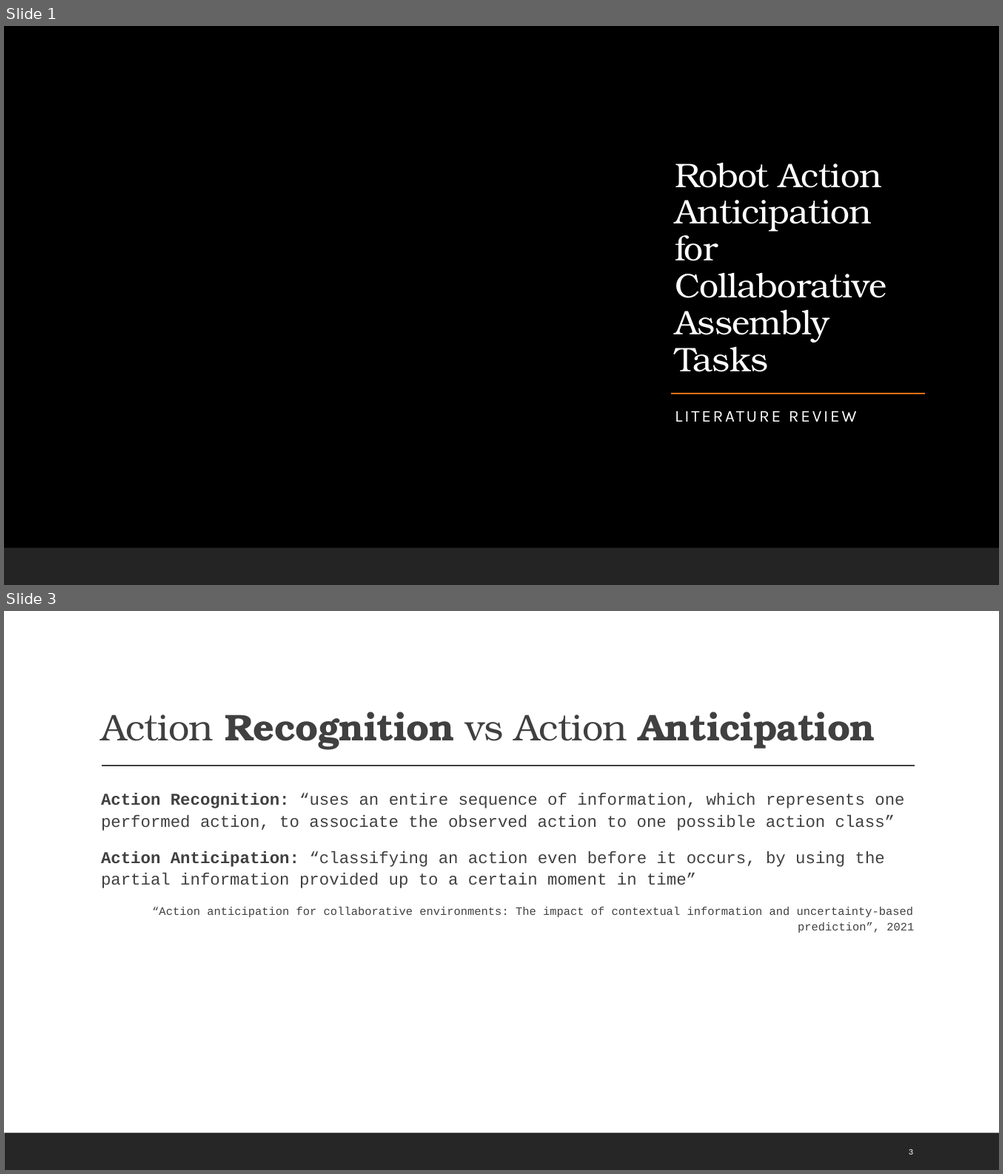
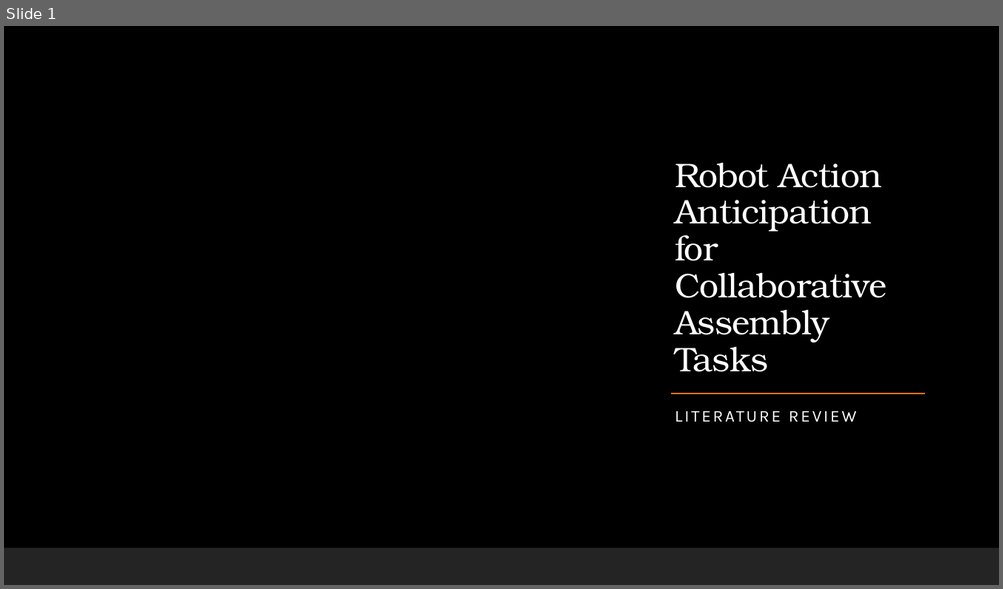
Before and after one commit to pedromiglou/MRSI_Thesis_Action_Anticipation, a slide deck: Robot Action Anticipation for Collaborative Assembly Tasks.pptx. Shown one above the other, each under a label of ours: slides 1 and 3 before the commit, slide 1 after it; the slides between them are not shown. The pictures are 1003x1174 and 1003x589 pixels, drawn with LibreOffice and Linux fonts; fonts in the diff are those of the drawing; background and template pictures are left out. Boxes give left, top, right and bottom in pixels: in the first picture for what was removed or moved away, otherwise in the second. Text is boxed around its words. In the diff, an @@ line names an element or a change of style, - is before the commit and + after.

```diff
--- a/Robot Action Anticipation for Collaborative Assembly Tasks.pptx
+++ b/Robot Action Anticipation for Collaborative Assembly Tasks.pptx
@@ slide 3 removed at [4, 611, 999, 1170], background #FFFFFF; not listed: 1 template element that a slide beside it also shows @@
@@ title removed at [101, 712, 875, 750] @@
-Action Recognition vs Action Anticipation
@@ line removed from (102, 766) to (915, 766) @@
@@ text removed at [101, 793, 913, 933] @@
-  Action Recognition: “uses an entire sequence of information, which represents one performed action, to associate the observed action to one possible action class”
-  Action Anticipation: “classifying an action even before it occurs, by using the partial information provided up to a certain moment in time”
-  “Action anticipation for collaborative environments: The impact of contextual information and uncertainty-based prediction”, 2021
@@ page number removed at [908, 1150, 913, 1155] @@
-3
```
Also in this commit, not shown: 6 slides changed, 1 slide added, 1 other slide removed, 12 other files.
